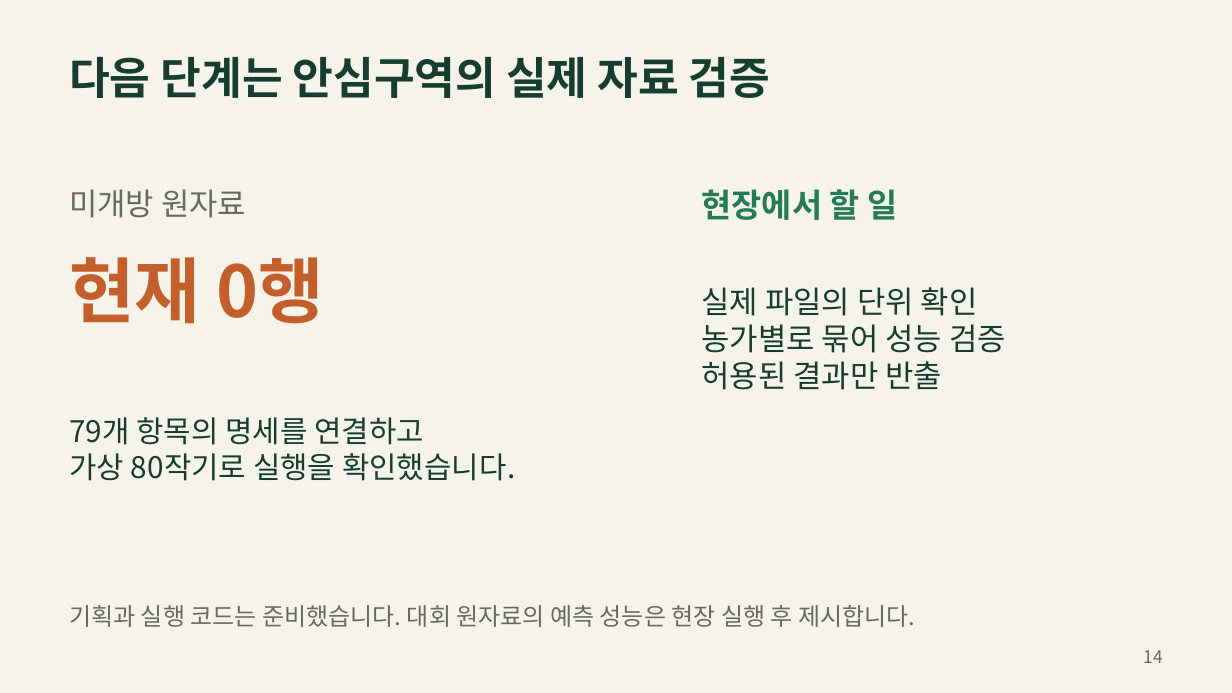
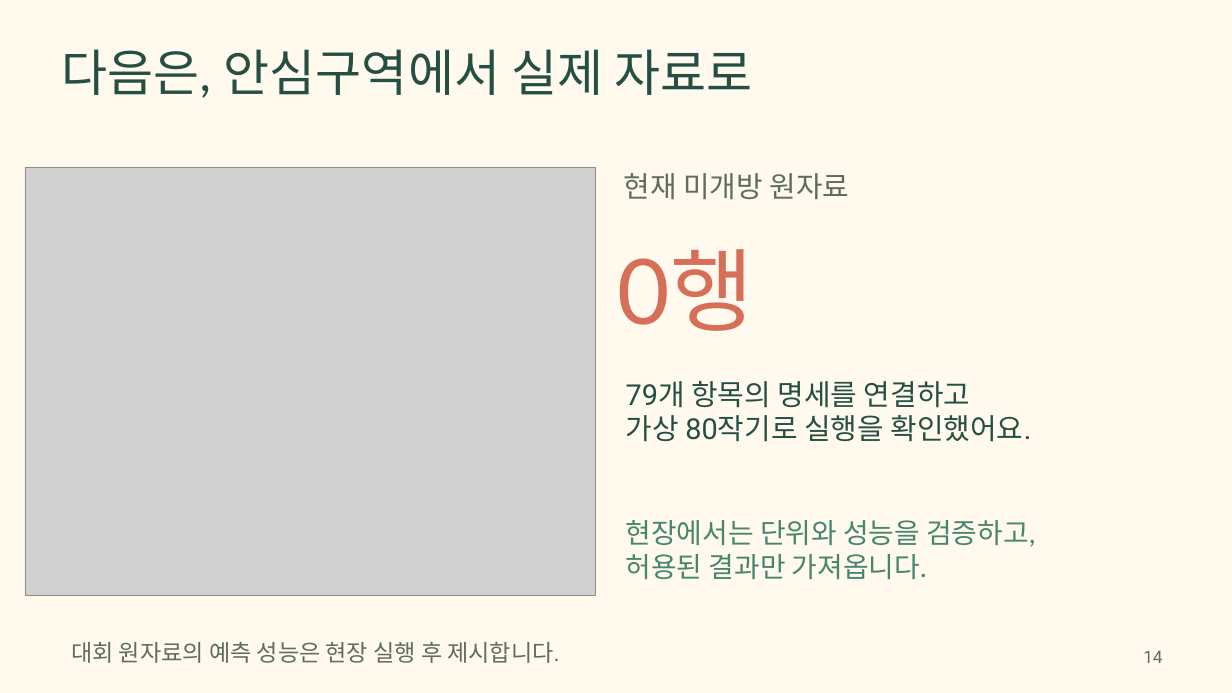
Before and after one commit to jinuk0211/smartfarm-adoption, a slide deck: slide 14 of presentation/smartfarm_proposal.pptx. Drawn at 1232x693 pixels with LibreOffice and Linux fonts; fonts in the diff are those of the drawing; grey boxes stand for pictures. Boxes give left, top, right and bottom in pixels: in the first picture for what was removed or moved away, otherwise in the second. Text is boxed around its words. In the diff, an @@ line names an element or a change of style, - is before the commit and + after.

```diff
--- a/presentation/smartfarm_proposal.pptx
+++ b/presentation/smartfarm_proposal.pptx
@@ background #F6F3EB to #FFF9EE @@
@@ text at [62,49,753,98]: text changed; size 34.5 to 39 pt; font Noto Sans CJK KR to Lato; text colour #163D30 to #254F43; bold off @@
-다음 단계는 안심구역의 실제 자료 검증
+다음은, 안심구역에서 실제 자료로
@@ picture added at [25,167,596,595] @@
@@ text at [624,173,850,200]: text changed; size 55.5 to 22.5 pt; font Noto Sans CJK KR to Roboto; text colour #C45E2A to #5F6C61; bold off @@
-현재 0행
+현재 미개방 원자료
@@ text removed at [69,189,246,218] @@
-미개방 원자료
@@ text removed at [702,189,897,220] @@
-현장에서 할 일
@@ text added at [618,249,754,331], 70.5 pt, text #D66F58 @@
+0행
@@ text at [626,381,970,408]: size 23.2 to 22.5 pt, font Noto Sans CJK KR to Roboto, text colour #163D30 to #254F43 in "79개 항목의 명세를 연결하고" @@
@@ text "79개 항목의 명세를 연결하고": place and size @@
-text "79개 항목의 명세를 연결하고" at [69,417,516,481]
+text "79개 항목의 명세를 연결하고" at [626,381,1031,442]
@@ text at [626,415,1031,442]: text changed; size 23.2 to 22.5 pt; font Noto Sans CJK KR to Roboto; text colour #163D30 to #254F43 @@
-가상 80작기로 실행을 확인했습니다.
+가상 80작기로 실행을 확인했어요.
@@ text at [626,520,1035,579]: text changed; size 24 to 21.8 pt; font Noto Sans CJK KR to Lato; text colour #163D30 to #46856E @@
-실제 파일의 단위 확인
-농가별로 묶어 성능 검증
-허용된 결과만 반출
+현장에서는 단위와 성능을 검증하고,
+허용된 결과만 가져옵니다.
@@ text at [71,641,559,663]: text changed; size 18.8 to 18 pt; font Noto Sans CJK KR to Roboto; text colour #666A61 to #5F6C61 @@
-기획과 실행 코드는 준비했습니다. 대회 원자료의 예측 성능은 현장 실행 후 제시합니다.
+대회 원자료의 예측 성능은 현장 실행 후 제시합니다.
@@ text "14" at [1143,650,1162,663]: font Noto Sans CJK KR to Roboto, text colour #666A61 to #5F6C61 @@
```
Also in this commit, not shown: 27 other slides changed, 20 other files.
